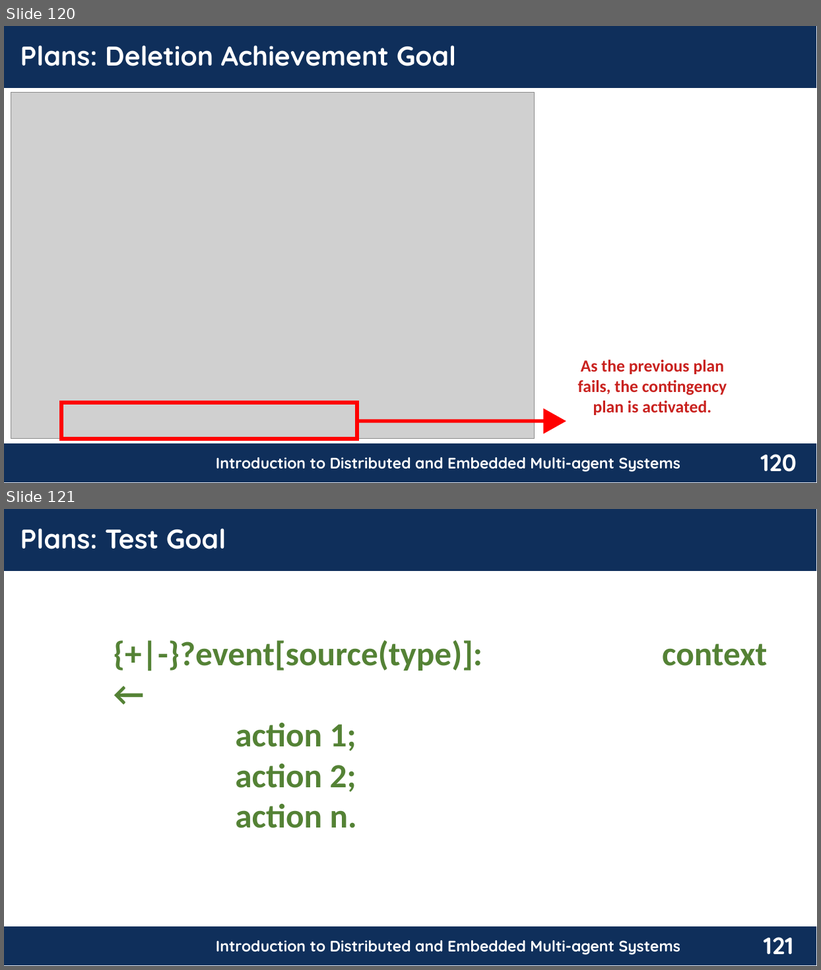
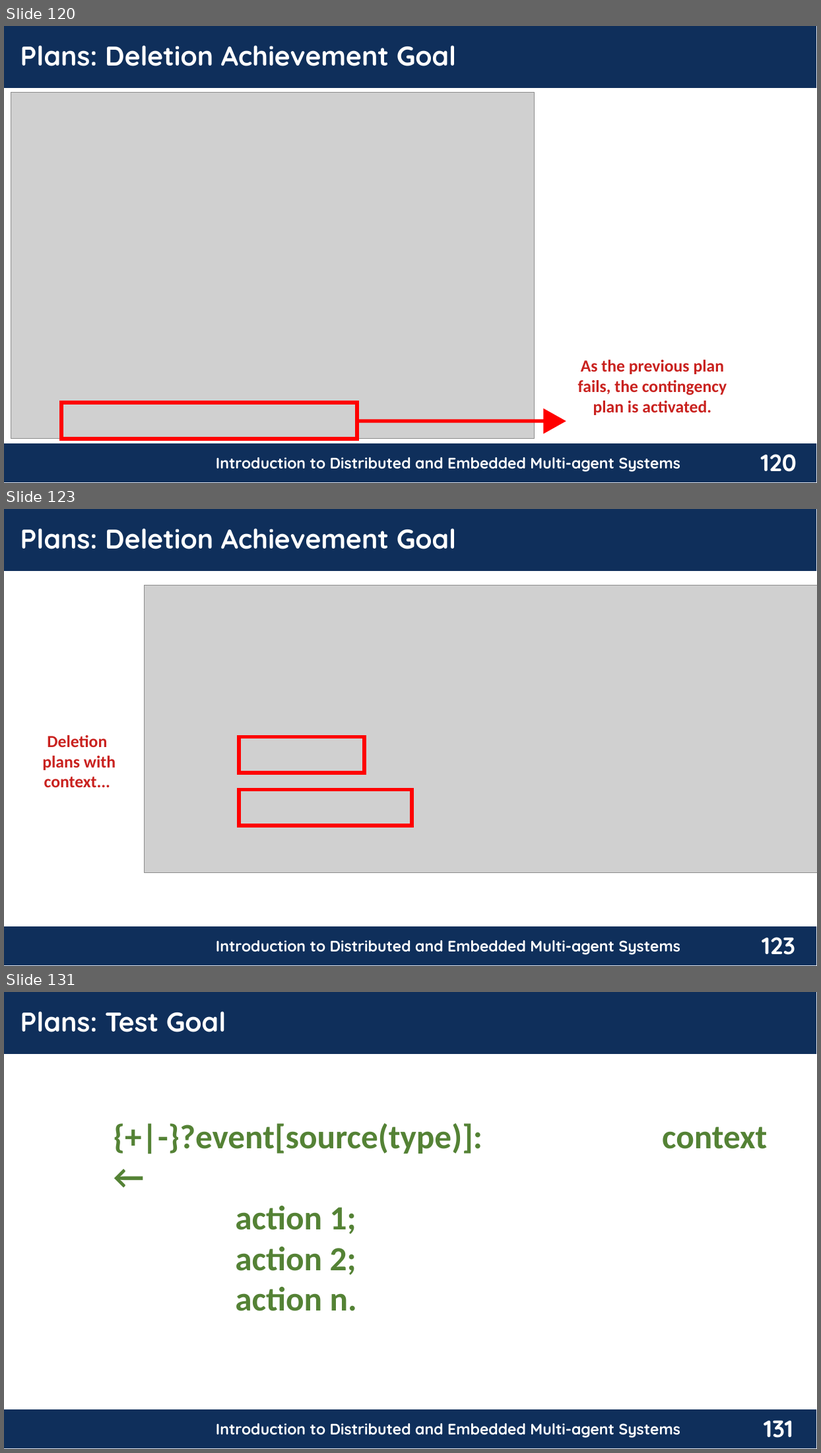
Before and after one commit to chon-group/distributedAndEmbeddedAI, a slide deck: course/08-GoalsAndPlans/08-GoalsAndPlans_20240503.odp. Shown one above the other, each under a label of ours: slides 120 and 121 before the commit, slides 120, 123 and 131 after it; the slides between them are not shown. The pictures are 821x970 and 821x1453 pixels, drawn with LibreOffice and Linux fonts; fonts in the diff are those of the drawing; grey boxes stand for pictures; background and template pictures are left out. Boxes give left, top, right and bottom in pixels: in the first picture for what was removed or moved away, otherwise in the second. Text is boxed around its words. In the diff, an @@ line names an element or a change of style, - is before the commit and + after.

Commit message:
Adjusts in Goals and Plans presentation.

```diff
--- a/course/08-GoalsAndPlans/08-GoalsAndPlans_20240503.odp
+++ b/course/08-GoalsAndPlans/08-GoalsAndPlans_20240503.odp
@@ slide 123 added at (4, 509, 817, 966), background #FFFFFF; not listed: 4 template elements that a slide beside it also shows @@
@@ text added at (20, 528, 456, 549), 32 pt, text #FFFFFF, bold @@
+Plans: Deletion Achievement Goal
@@ picture added at (145, 586, 817, 873) @@
@@ text added at (42, 735, 116, 788), 20 pt, text #C9211E, bold @@
+Deletion
+plans with context...
@@ rectangle added at (239, 737, 364, 773), outline #FF0000 4.51 pt @@
@@ rectangle added at (239, 790, 412, 826), outline #FF0000 4.51 pt @@
@@ what was slide 121 is now slide 131 @@
@@ page number at (764, 1421, 793, 1438): text changed @@
-121
+131
```
Also in this commit, not shown: 2 slides changed, 9 other slides added.
